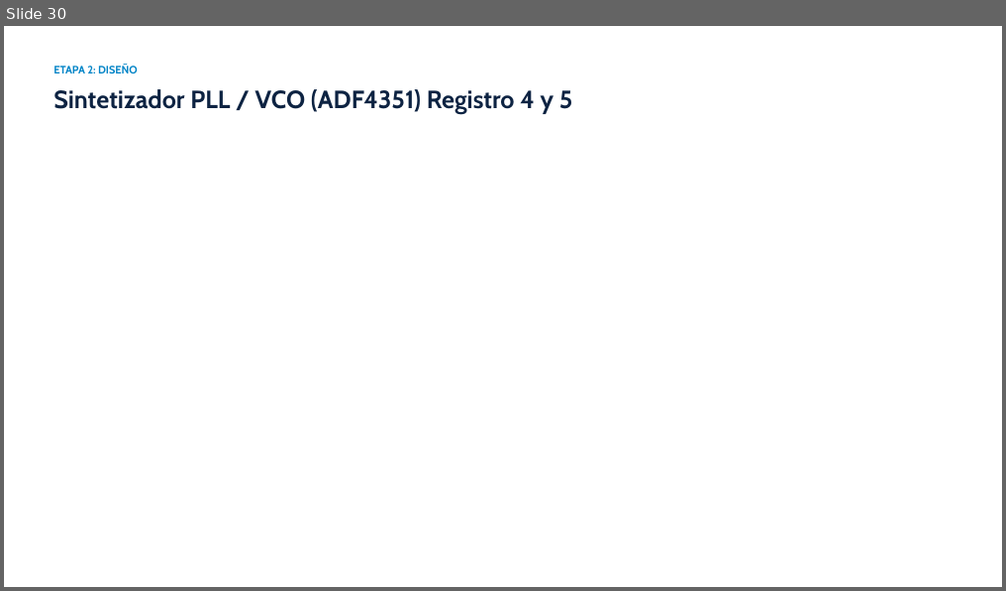
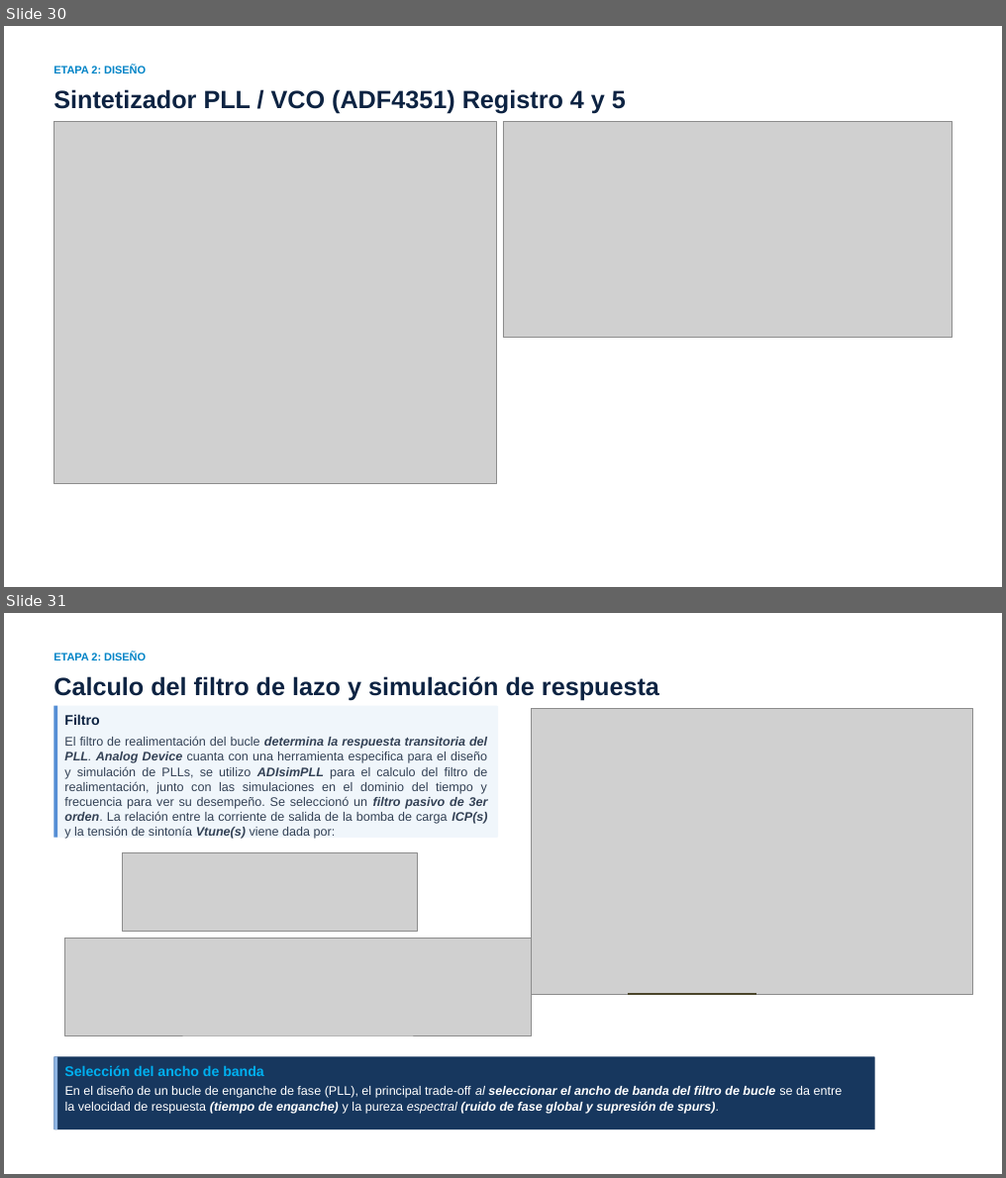
Before and after one commit to marian1911/CUBESAT_Transponder, a slide deck: PI/Presentacion/Presentación de Tesis - Transponder CubeSat.pptx. Shown one above the other, each under a label of ours: slide 30 before the commit, slides 30 and 31 after it. The pictures are 1006x591 and 1006x1178 pixels, drawn with LibreOffice and Linux fonts; fonts in the diff are those of the drawing; grey boxes stand for pictures. Boxes give left, top, right and bottom in pixels: in the first picture for what was removed or moved away, otherwise in the second. Text is boxed around its words. In the diff, an @@ line names an element or a change of style, - is before the commit and + after.

```diff
--- a/PI/Presentacion/Presentación de Tesis - Transponder CubeSat.pptx
+++ b/PI/Presentacion/Presentación de Tesis - Transponder CubeSat.pptx
@@ slide 31 added at (4, 613, 1002, 1174), background #FFFFFF @@
@@ text added at (54, 653, 146, 663), 10.5 pt, text #0284C7, bold @@
+ETAPA 2: DISEÑO
@@ text added at (54, 676, 659, 701), 24 pt, text #0D2342, bold @@
+Calculo del filtro de lazo y simulación de respuesta
@@ rounded rectangle added at (54, 706, 499, 838), fill #F0F6FB @@
@@ rectangle added at (54, 706, 57, 838), fill #558ED5 @@
@@ text added at (64, 714, 99, 725), 13.5 pt, text #0D2342, bold @@
+Filtro
@@ picture added at (531, 708, 973, 994) @@
@@ text added at (64, 736, 488, 839), 12 pt, text #334155 @@
+El filtro de realimentación del bucle determina la respuesta transitoria del PLL. Analog Device cuanta con una herramienta especifica para el diseño y simulación de PLLs, se utilizo ADIsimPLL para el calculo del filtro de realimentación, junto con las simulaciones en el dominio del tiempo y frecuencia para ver su desempeño. Se seleccionó un filtro pasivo de 3er orden. La relación entre la corriente de salida de la bomba de carga ICP(s) y la tensión de sintonía Vtune(s) viene dada por:
@@ picture added at (122, 853, 417, 931) @@
@@ picture added at (64, 939, 531, 1036) @@
@@ line added from (628, 994) to (756, 994), #4A452A 2.25 pt @@
@@ rounded rectangle added at (54, 1057, 875, 1130), fill #17375E @@
@@ rectangle added at (54, 1057, 57, 1130), fill #8EB4E3 @@
@@ text added at (64, 1065, 264, 1076), 13.5 pt, text #00B0F0, bold @@
+Selección del ancho de banda
@@ text added at (65, 1086, 843, 1114), 12 pt, text #FFFFFF, italic @@
+En el diseño de un bucle de enganche de fase (PLL), el principal trade-off al seleccionar el ancho de banda del filtro de bucle se da entre la velocidad de respuesta (tiempo de enganche) y la pureza espectral (ruido de fase global y supresión de spurs).
@@ slide 30 changed as well @@
@@ text "ETAPA 2: DISEÑO" at (54, 66, 146, 76): font Cabin to Arial @@
@@ text "Sintetizador PLL / VCO (ADF4351) ..." at (54, 89, 626, 114): font Cabin to Arial @@
@@ picture added at (54, 121, 497, 483) @@
@@ picture added at (503, 121, 952, 338) @@
```
Also in this commit, not shown: 31 other slides changed, 13 other slides added, 4 slides removed, 16 other files.
